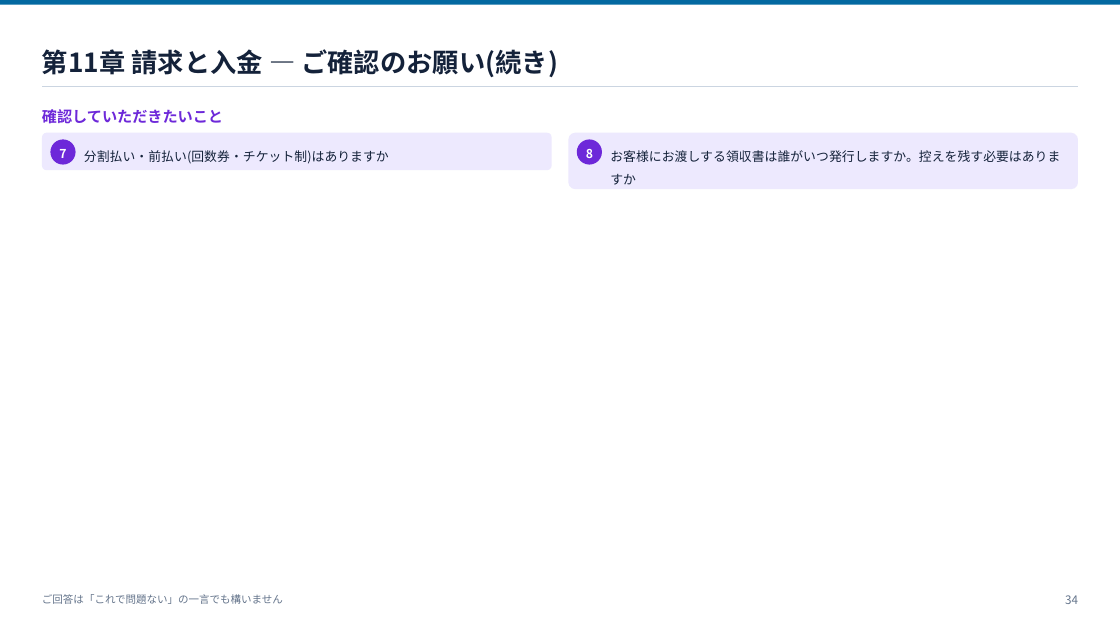
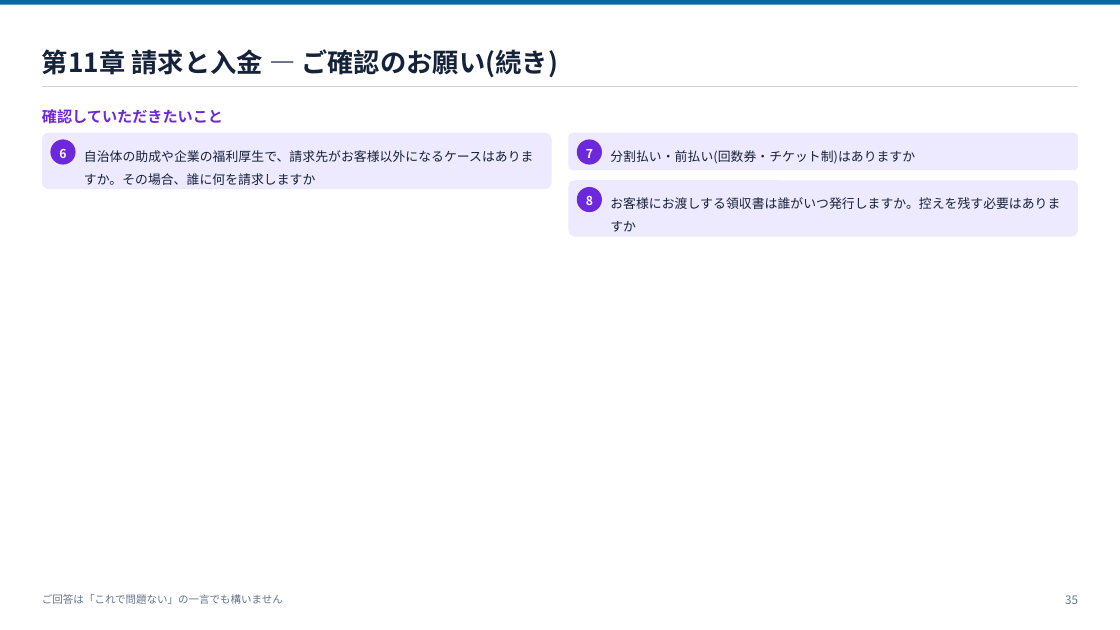
Before and after one commit to ohru131/katahimo-app, a slide deck: slide 35 of doc/slides/db-for-business.pptx (slide 34 before the commit). Drawn at 1120x630 pixels with LibreOffice and Linux fonts; fonts in the diff are those of the drawing. Boxes give left, top, right and bottom in pixels: in the first picture for what was removed or moved away, otherwise in the second. Text is boxed around its words. In the diff, an @@ line names an element or a change of style, - is before the commit and + after.

Commit message:
スライドのはみ出しを直し、pptx を再生成する (#24)
LibreOffice で3資料の全ページを描画して確認し、文字がカードや表の枠から
溢れていた箇所を直した。業務資料はカード高さの見積りと続きページ送りを
修正した結果 55枚になり、doc/README.md を更新。

```diff
--- a/doc/slides/db-for-business.pptx
+++ b/doc/slides/db-for-business.pptx
@@ rounded rectangle: place and size @@
-rounded rectangle at [42, 133, 552, 171]
+rounded rectangle at [42, 133, 552, 189]
@@ text in rounded rectangle at [59, 149, 66, 158]: text changed @@
-7
+6
@@ rounded rectangle: place and size @@
-rounded rectangle at [569, 133, 1079, 189]
+rounded rectangle at [569, 133, 1079, 171]
@@ rounded rectangle added at [577, 139, 602, 165], fill #6D28D9, 10.5 pt, text #FFFFFF, bold @@
+7
@@ text at [84, 150, 533, 185]: text changed @@
-分割払い・前払い(回数券・チケット制)はありますか
+自治体の助成や企業の福利厚生で、請求先がお客様以外になるケースはありますか。その場合、誰に何を請求しますか
@@ text added at [610, 150, 915, 164], 11 pt, text #14223A @@
+分割払い・前払い(回数券・チケット制)はありますか
@@ rounded rectangle added at [569, 181, 1079, 237], fill #EDE9FE @@
@@ rounded rectangle "8": place and size @@
-rounded rectangle "8" at [577, 139, 602, 165]
+rounded rectangle "8" at [577, 187, 602, 213]
@@ text "お客様にお渡しする領収書は誰がいつ発行しますか。控えを残す必要はありますか": place and size @@
-text "お客様にお渡しする領収書は誰がいつ発行しますか。控えを残す必要はありますか" at [610, 150, 1060, 185]
+text "お客様にお渡しする領収書は誰がいつ発行しますか。控えを残す必要はありますか" at [610, 197, 1060, 232]
@@ text at [1065, 595, 1078, 604]: text changed @@
-34
+35
```
Also in this commit, not shown: 40 other slides changed, 1 slide added, 6 other files.
